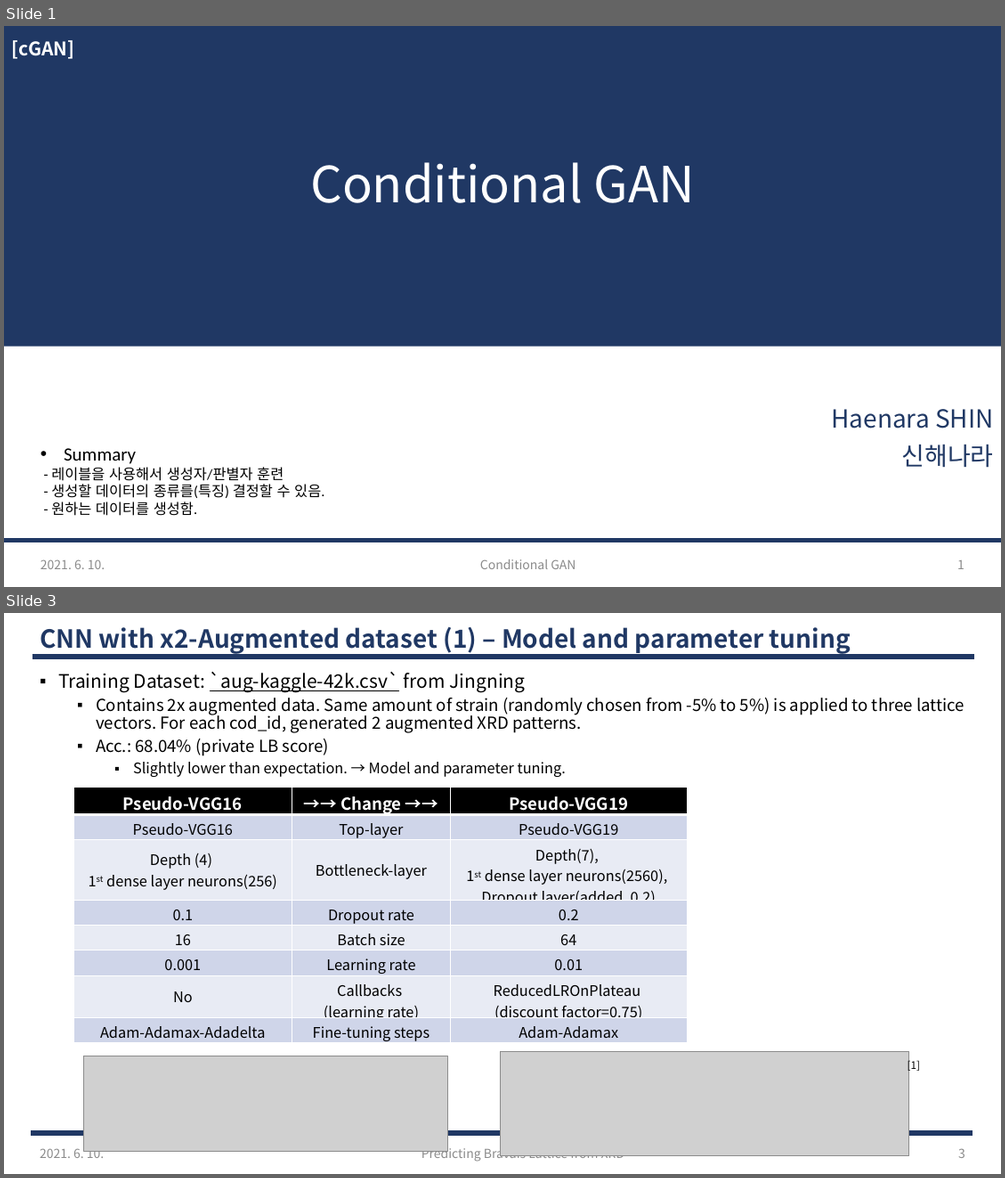
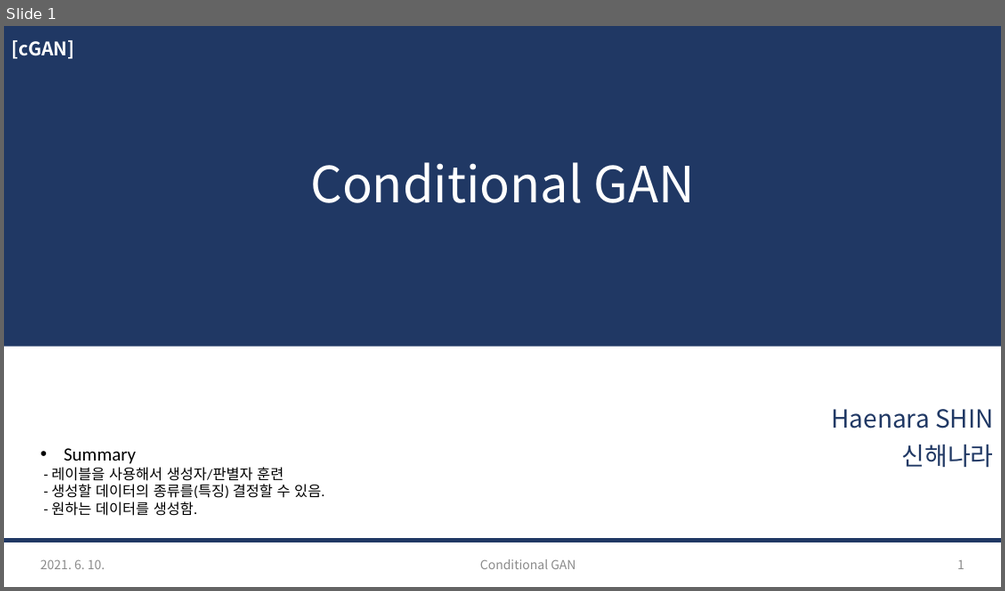
Before and after one commit to haenara-shin/GAN_Project, a slide deck: PPT/Nara/GAN-Project_cGAN_210614.pptx. Shown one above the other, each under a label of ours: slides 1 and 3 before the commit, slide 1 after it; the slides between them are not shown. The pictures are 1005x1178 and 1005x591 pixels, drawn with LibreOffice and Linux fonts; fonts in the diff are those of the drawing; grey boxes stand for pictures. Boxes give left, top, right and bottom in pixels: in the first picture for what was removed or moved away, otherwise in the second. Text is boxed around its words. In the diff, an @@ line names an element or a change of style, - is before the commit and + after.

```diff
--- a/PPT/Nara/GAN-Project_cGAN_210614.pptx
+++ b/PPT/Nara/GAN-Project_cGAN_210614.pptx
@@ slide 3 removed at [4, 613, 1001, 1174], background #FFFFFF @@
@@ title removed at [40, 627, 850, 655] @@
-CNN with x2-Augmented dataset (1) – Model and parameter tuning
@@ line removed from (32, 657) to (974, 657) @@
@@ text removed at [58, 672, 964, 777] @@
-▪ Training Dataset: `aug-kaggle-42k.csv` from Jingning
-  ▪ Contains 2x augmented data. Same amount of strain (randomly chosen from -5% to 5%) is applied to three lattice vectors. For each cod_id, generated 2 augmented XRD patterns.
-  ▪ Acc.: 68.04% (private LB score)
-    ▪ Slightly lower than expectation. → Model and parameter tuning.
@@ table removed at [73, 787, 687, 1046], 8 rows, 3 columns @@
-Pseudo-VGG16 | →→ Change →→ | Pseudo-VGG19
-Pseudo-VGG16 | Top-layer | Pseudo-VGG19
-Depth (4) 1st dense layer neurons(256) | Bottleneck-layer | Depth(7), 1st dense layer neurons(2560), Dropout layer(added, 0.2)
-0.1 | Dropout rate | 0.2
-16 | Batch size | 64
-0.001 | Learning rate | 0.01
-No | Callbacks (learning rate) | ReducedLROnPlateau (discount factor=0.75)
-Adam-Adamax-Adadelta | Fine-tuning steps | Adam-Adamax
@@ picture removed at [84, 1055, 448, 1151] @@
@@ picture removed at [500, 1051, 909, 1156] @@
@@ text removed at [907, 1058, 920, 1072] @@
-[1]
@@ line removed from (31, 1133) to (973, 1133) @@
@@ text removed at [40, 1145, 104, 1161] @@
-2021. 6. 10.
@@ text removed at [421, 1145, 625, 1161] @@
-Predicting Bravais Lattice from XRD
@@ page number removed at [958, 1148, 965, 1158] @@
-3
```
Also in this commit, not shown: 3 slides added, 7 other slides removed, 3 other files.
